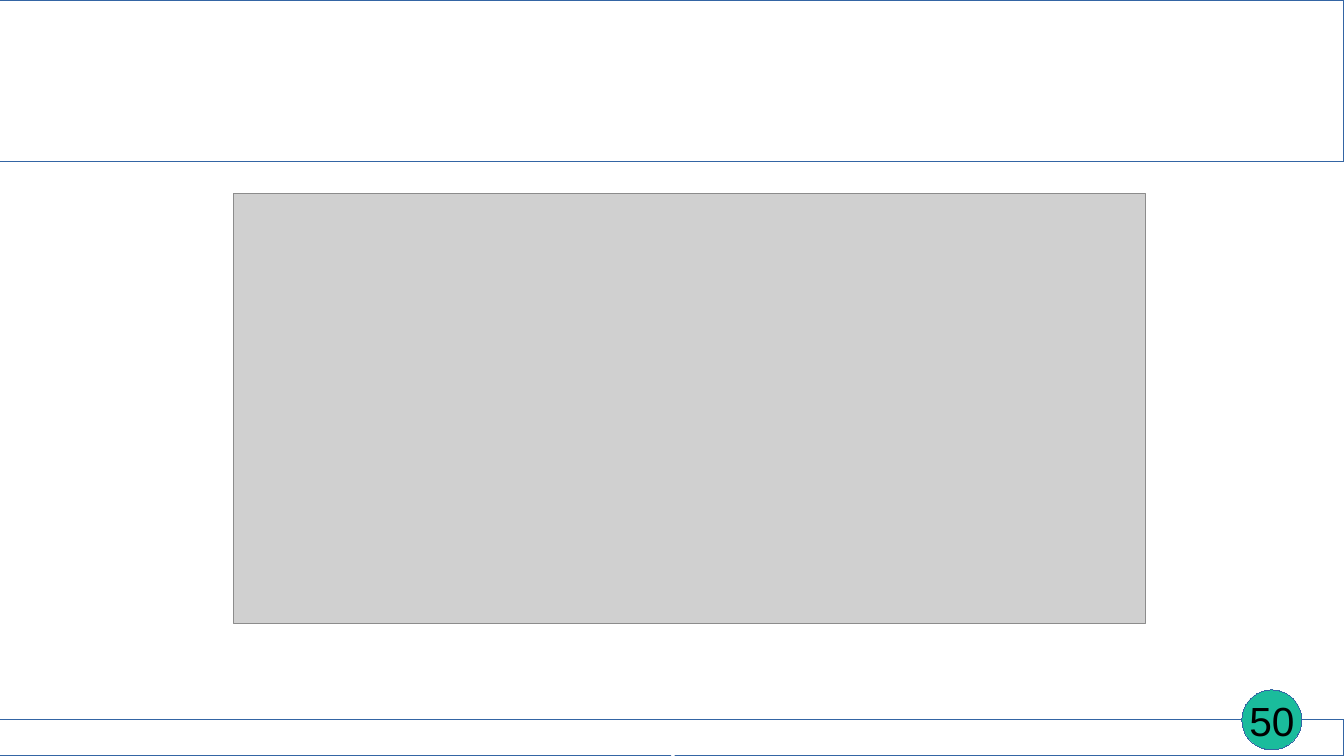
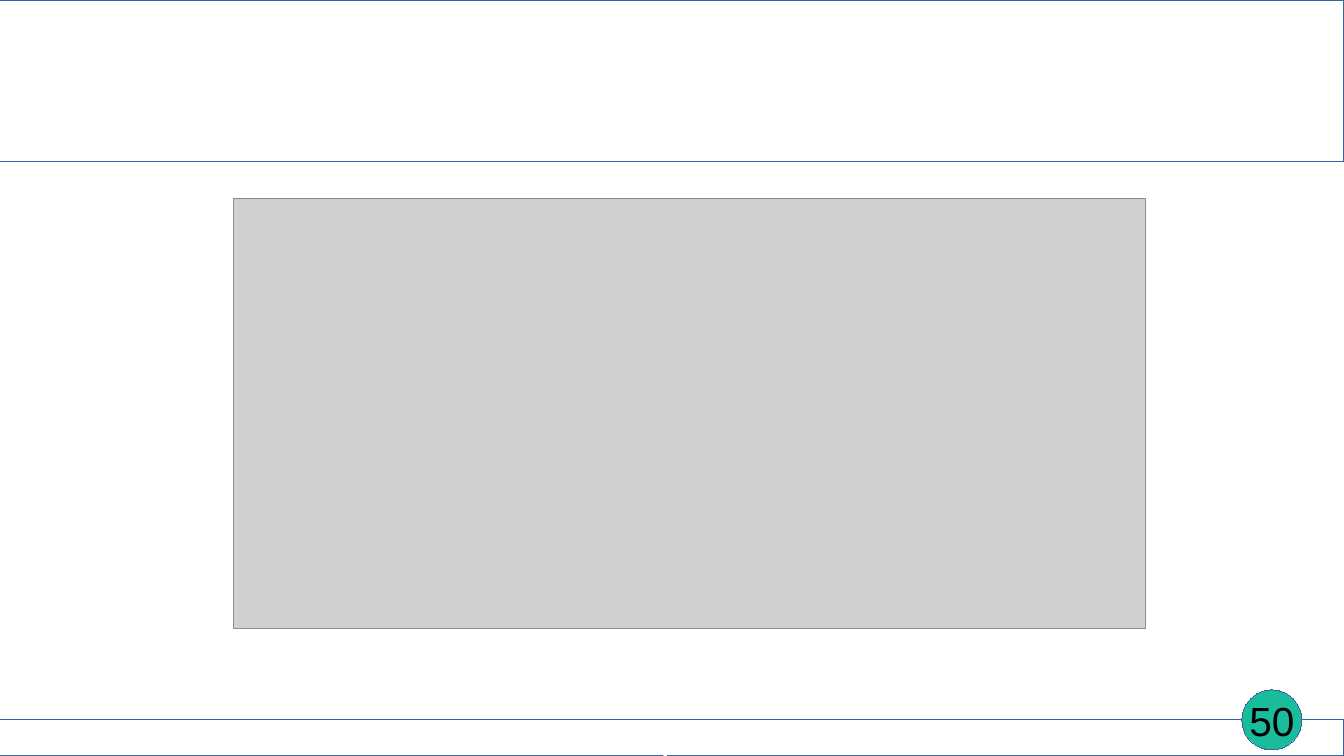
Before and after one commit to EmmaBroudic/Projet-Nooky, a slide deck: slide 50 of doc/Nooky4.odp. Drawn at 1344x756 pixels with LibreOffice and Linux fonts; fonts in the diff are those of the drawing; grey boxes stand for pictures. Boxes give left, top, right and bottom in pixels: in the first picture for what was removed or moved away, otherwise in the second. Text is boxed around its words. In the diff, an @@ line names an element or a change of style, - is before the commit and + after.

```diff
--- a/doc/Nooky4.odp
+++ b/doc/Nooky4.odp
@@ picture: place and size @@
-picture at [234,194,1146,624]
+picture at [234,199,1146,629]
@@ text at [487,755,856,756]: text changed @@
-Partie 6 : l'implémentation
+Partie 6 : Implémentation
```
Also in this commit, not shown: 56 other slides changed, 4 slides added, 15 other files.
